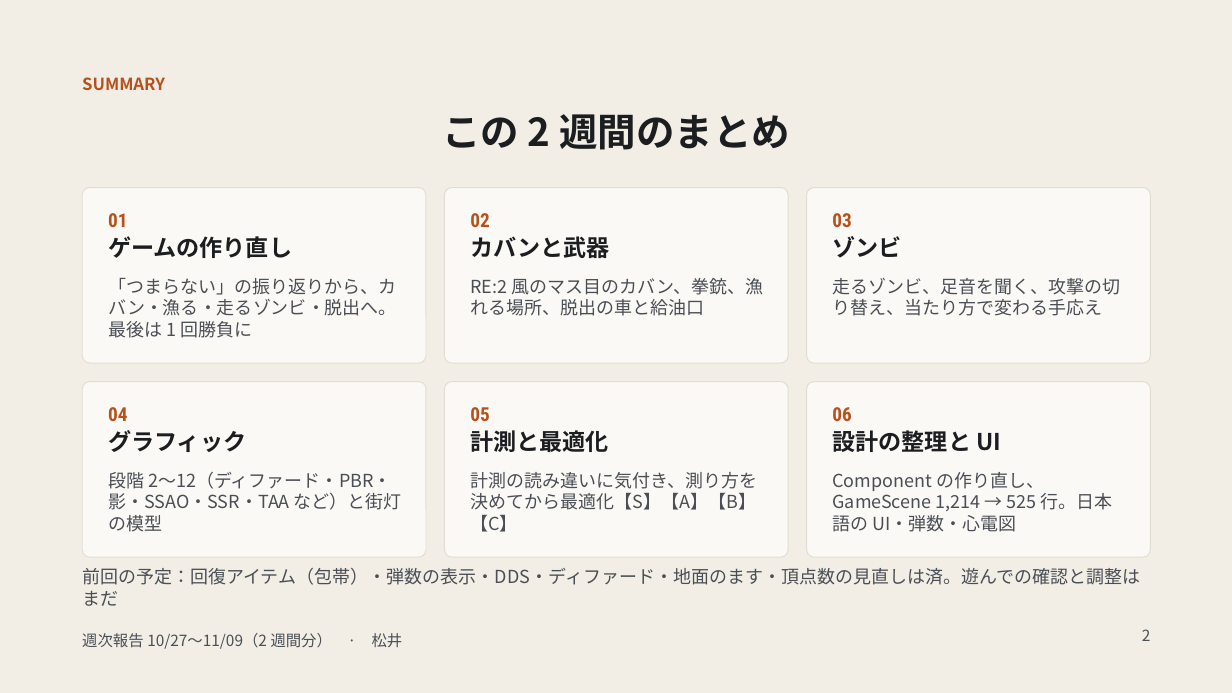
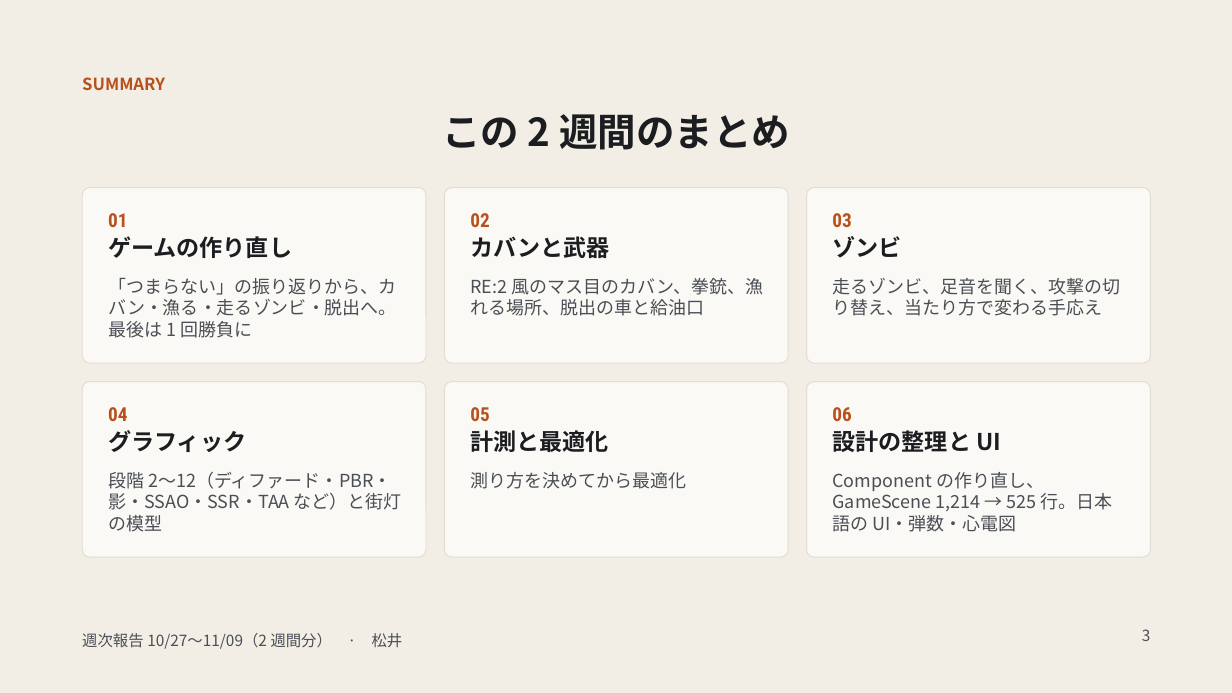
Before and after one commit to madoromi05/LastDrop, a slide deck: slide 3 of SummaryPlan/報告書/週次報告 10 27〜11 09.pptx (slide 2 before the commit). Drawn at 1232x693 pixels with LibreOffice and Linux fonts; fonts in the diff are those of the drawing. Boxes give left, top, right and bottom in pixels: in the first picture for what was removed or moved away, otherwise in the second. Text is boxed around its words. In the diff, an @@ line names an element or a change of style, - is before the commit and + after.

```diff
--- a/SummaryPlan/報告書/週次報告 10 27〜11 09.pptx
+++ b/SummaryPlan/報告書/週次報告 10 27〜11 09.pptx
@@ text at <box>470,472,686,489</box>: text changed @@
-計測の読み違いに気付き、測り方を決めてから最適化【S】【A】【B】【C】
+測り方を決めてから最適化
@@ text removed at <box>82,568,1140,606</box> @@
-前回の予定：回復アイテム（包帯）・弾数の表示・DDS・ディファード・地面のます・頂点数の見直しは済。遊んでの確認と調整はまだ
@@ page number at <box>1142,629,1151,641</box>: text changed @@
-2
+3
```
Also in this commit, not shown: 6 other slides changed, 3 slides added, 5 slides removed, 1 other file.
